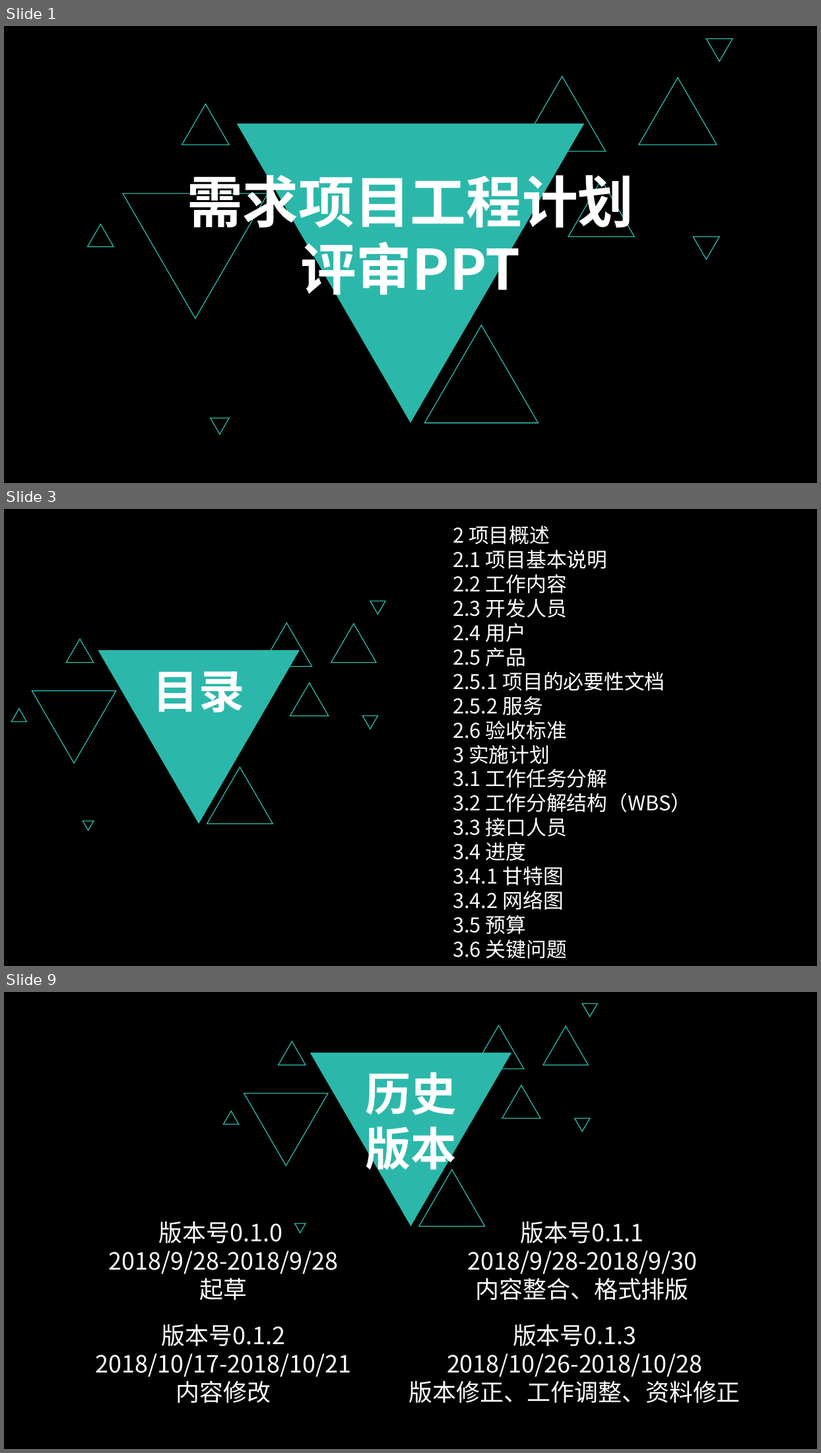
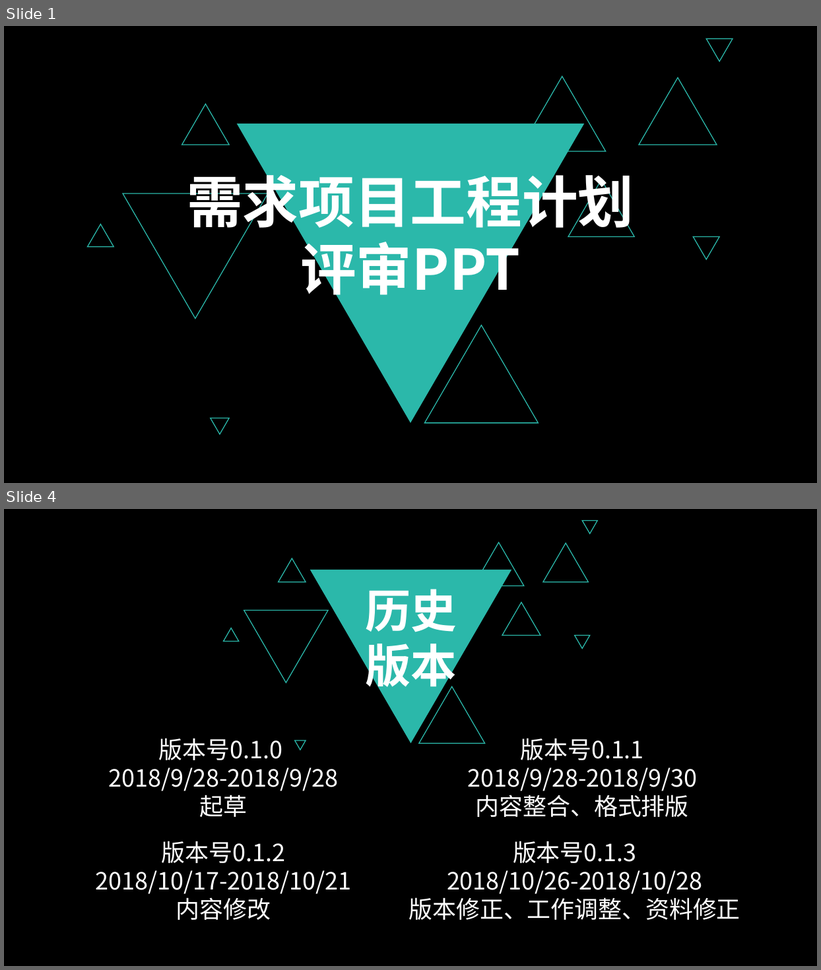
Before and after one commit to PRD2018-G03/PRD2018-G03-SoftwareEngineeringProject, a slide deck: 受控文档/08_其他任务/需求项目工程计划评审PPT/需求项目工程计划评审PPT.pptx. Shown one above the other, each under a label of ours: slides 1, 3 and 9 before the commit, slides 1 and 4 after it; the slides between them are not shown. The pictures are 821x1453 and 821x970 pixels, drawn with LibreOffice and Linux fonts; fonts in the diff are those of the drawing. Boxes give left, top, right and bottom in pixels: in the first picture for what was removed or moved away, otherwise in the second. Text is boxed around its words. In the diff, an @@ line names an element or a change of style, - is before the commit and + after.

Commit message:
update 项目章程 0.1.2

```diff
--- a/受控文档/08_其他任务/需求项目工程计划评审PPT/需求项目工程计划评审PPT.pptx
+++ b/受控文档/08_其他任务/需求项目工程计划评审PPT/需求项目工程计划评审PPT.pptx
@@ slide 3 removed at bbox=[4, 509, 817, 966], background #000000 @@
@@ text removed at bbox=[453, 525, 692, 959] @@
-2 项目概述
-2.1 项目基本说明
-2.2 工作内容
-2.3 开发人员
-2.4 用户
-2.5 产品
-2.5.1 项目的必要性文档
-2.5.2 服务
-2.6 验收标准
-3 实施计划
-3.1 工作任务分解
-3.2 工作分解结构（WBS）
-3.3 接口人员
-3.4 进度
-3.4.1 甘特图
-3.4.2 网络图
-3.5 预算
-3.6 关键问题
@@ group removed at bbox=[11, 601, 385, 830]: 11 triangles, 1 text @@
-目录
@@ what was slide 9 is now slide 4 @@
```
Also in this commit, not shown: 1 slide changed, 1 slide added, 5 other slides removed, 2 other files.
